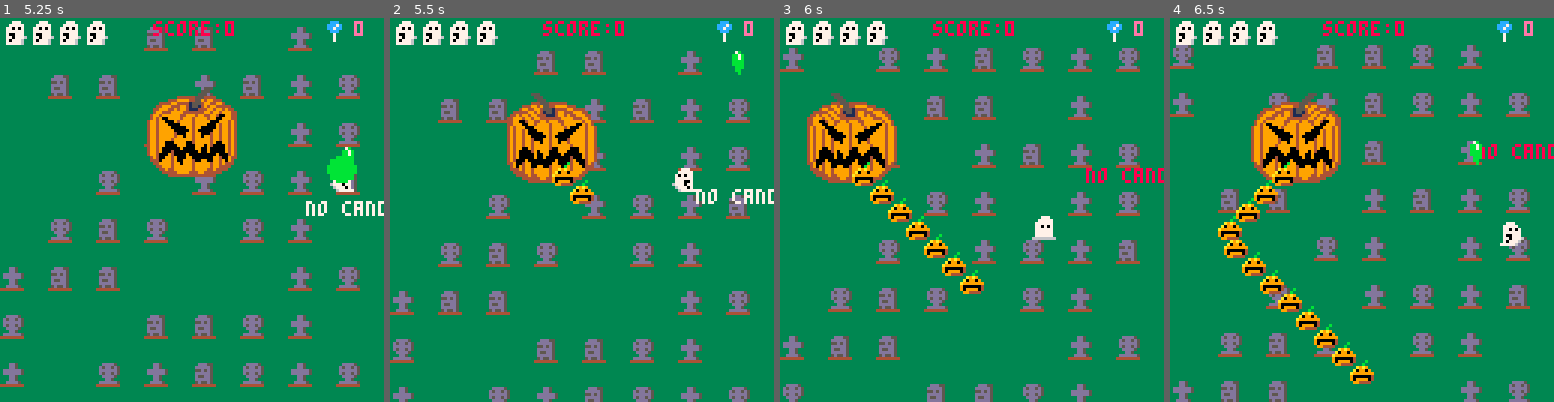
Above: before the commit, frames 1-4 (left to right).
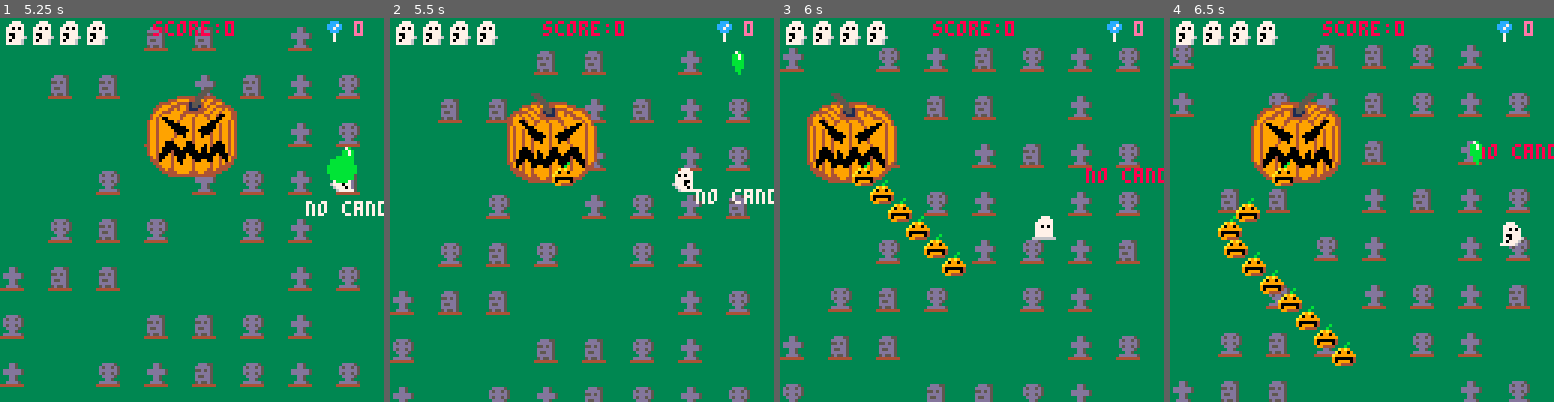
Above: after the commit, the same moments.

Repository: st0k3r/specter_deflector
Game: PICO-8 cartridge specter_deflector.p8
The game is run twice, just before and just after one commit, with the same random seed, the same clock (stepped at 60 frames per second) and the same inputs.
Inputs:
- Up to frame 1 (5.25 s): tap X (X key) at 0.33, 1.07, 1.85, 2.97, 4.08, 5.2 s; tap O (Z key) at 0.7, 1.7, 2.1, 2.5, 2.9, 3.3, 3.7, 4.1, 4.5, 4.9 s; hold Right 1.6-2.1 s; hold Up 2.15-2.42 s; hold Right 2.47-3.03 s; hold Left 3.08-3.58 s; hold Down 3.63-3.97 s; hold Right 4.02-4.68 s; hold Up 4.73-5.03 s; hold Left from 5.08 s (still down)
- Up to frame 2 (5.5 s): keep holding Left; tap O (Z key) at 5.3 s
- Up to frame 3 (6 s): release Left at 5.68 s; tap O (Z key) at 5.7 s; hold Down from 5.73 s (still down)
- Up to frame 4 (6.5 s): release Down at 6.03 s; hold Right from 6.08 s (still down); tap O (Z key) at 6.1 s; tap X (X key) at 6.32 s

Frame 1 is identical in both runs. In frame 2, 0.3% of the frame differs, in the area x 46-54%, y 42-49%; in frame 3, 0.3%; in frame 4, 0.5%, in the area x 21-54%, y 42-96%.

Commit message:
Finish phase 1

Diff:
--- a/main.lua
+++ b/main.lua
@@ -1735,8 +1735,10 @@
 		creature.sx=spd
 	end
 
-	if t%3==0 then
-		fire(creature,0,2)
+	if t%30>1 then
+		if t%3==0 then
+			fire(creature,0,2)
+		end
 	end
 
 	if creature.phbegin+8*30<t then
